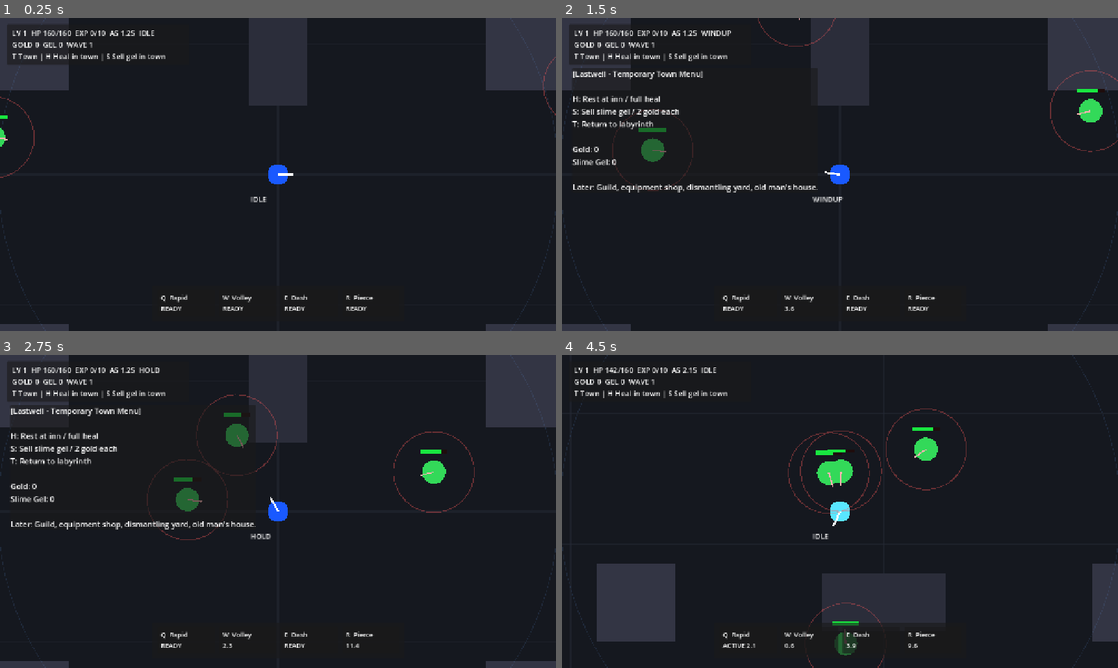
Above: before the commit, frames 1-4 (two rows, left to right).
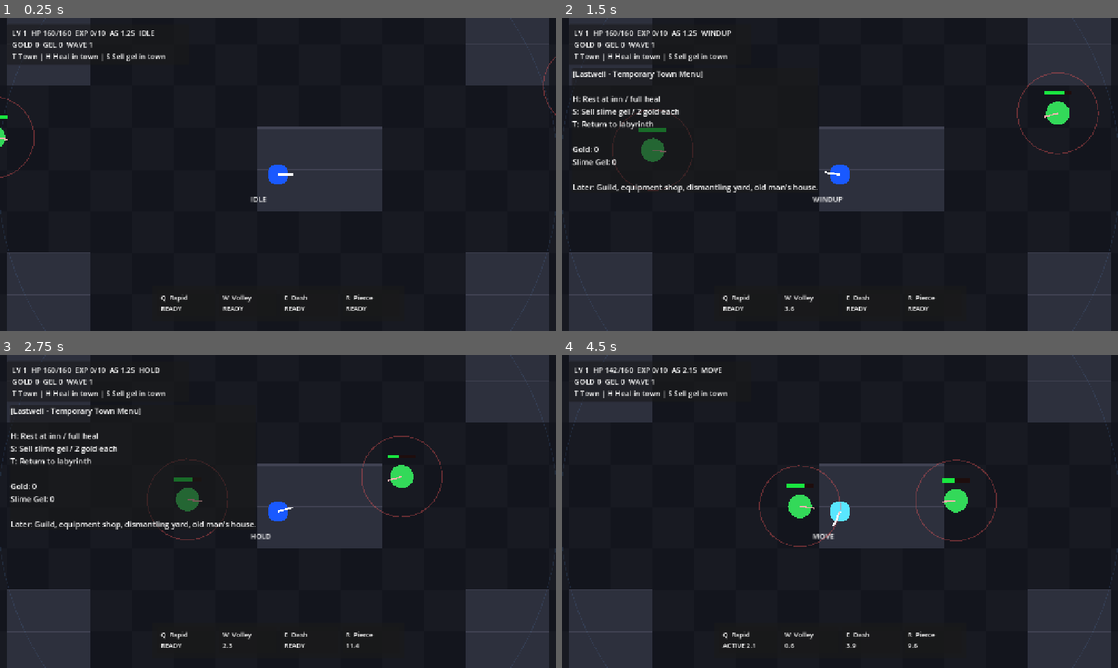
Above: after the commit, the same moments.

Repository: danyoon0760/last-archer
Game: Godot game, scene res://scenes/Main.tscn
Two runs of this game, one before a commit and one after it. Both use one fixed random seed, a clock stepped at 60 frames per second and the inputs below.
Inputs (mouse positions are in pixels of both pictures, inside the frame that each line leads up to):
- Up to frame 1 (0.25 s): no input
- Up to frame 2 (1.5 s): tap Enter at 0.5 s; move the mouse to (962, 158) at 0.52 s; hold W 0.53-1.28 s; tap T at 0.6 s; click (962, 158) at 0.67 s; move the mouse to (728, 190) at 1.27 s; hold S from 1.28 s (still down); tap H at 1.35 s
- Up to frame 3 (2.75 s): move the mouse to (333, 442) at 2.02 s; release S at 2.03 s; hold W from 2.03 s (still down); tap R at 2.1 s
- Up to frame 4 (4.5 s): move the mouse to (812, 574) at 2.77 s; tap E at 2.85 s; click (812, 574) at 2.92 s; move the mouse to (1006, 558) at 3.52 s; release W at 3.53 s; hold A from 3.53 s (still down); tap Q at 3.6 s; move the mouse to (673, 464) at 4.27 s; tap T at 4.35 s

The runs differ from the first frame. In frame 1, 16% of the frame differs, in the area x 0-100%, y 0-100%; in frame 2, 16%; in frame 3, 17%; in frame 4, 21%, in the area x 1-100%, y 0-100%.

Commit message:
Use editable ASCII map in main scene

Diff:
--- a/scenes/Main.tscn
+++ b/scenes/Main.tscn
@@ -1,7 +1,7 @@
 [gd_scene load_steps=9 format=3]
 
 [ext_resource type="Script" path="res://scripts/main.gd" id="1_main_script"]
-[ext_resource type="PackedScene" path="res://scenes/TestMap.tscn" id="2_test_map_scene"]
+[ext_resource type="PackedScene" path="res://scenes/AsciiMap.tscn" id="2_ascii_map_scene"]
 [ext_resource type="PackedScene" path="res://scenes/PlayerLOL.tscn" id="3_player_scene"]
 [ext_resource type="Script" path="res://scripts/game_manager.gd" id="4_game_manager_script"]
 [ext_resource type="Script" path="res://scripts/wave_spawner.gd" id="5_wave_spawner_script"]
@@ -13,7 +13,7 @@
 [node name="Main" type="Node2D"]
 script = ExtResource("1_main_script")
 
-[node name="TestMap" parent="." instance=ExtResource("2_test_map_scene")]
+[node name="AsciiMap" parent="." instance=ExtResource("2_ascii_map_scene")]
 
 [node name="GameManager" type="Node" parent="."]
 script = ExtResource("4_game_manager_script")
